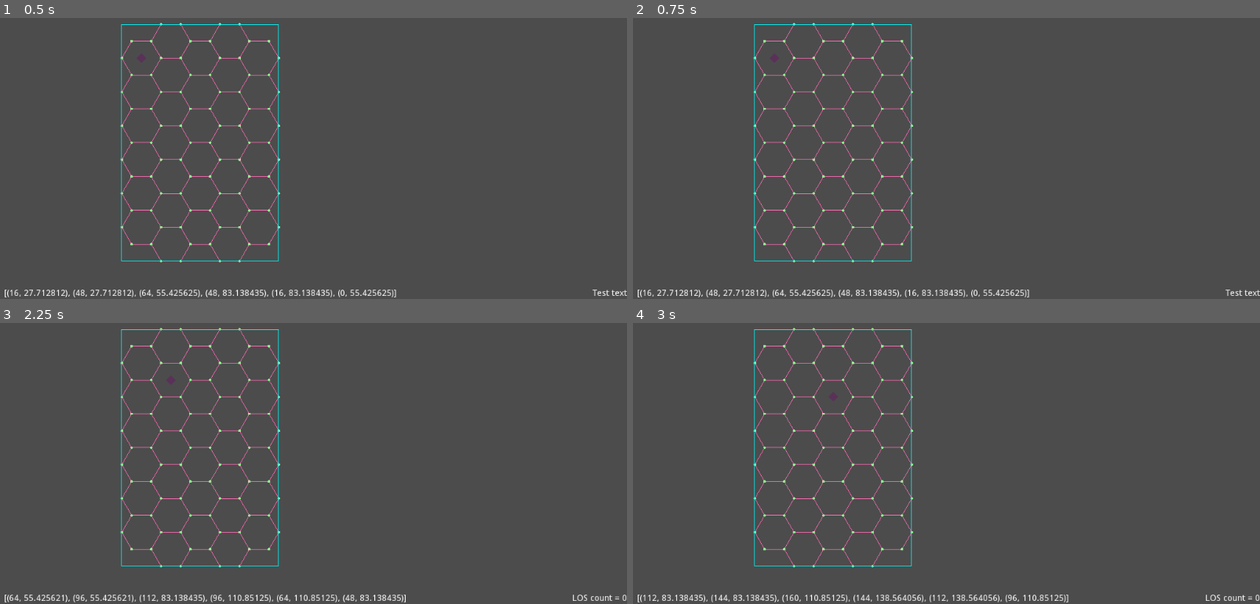
Above: before the commit, frames 1-4 (two rows, left to right).
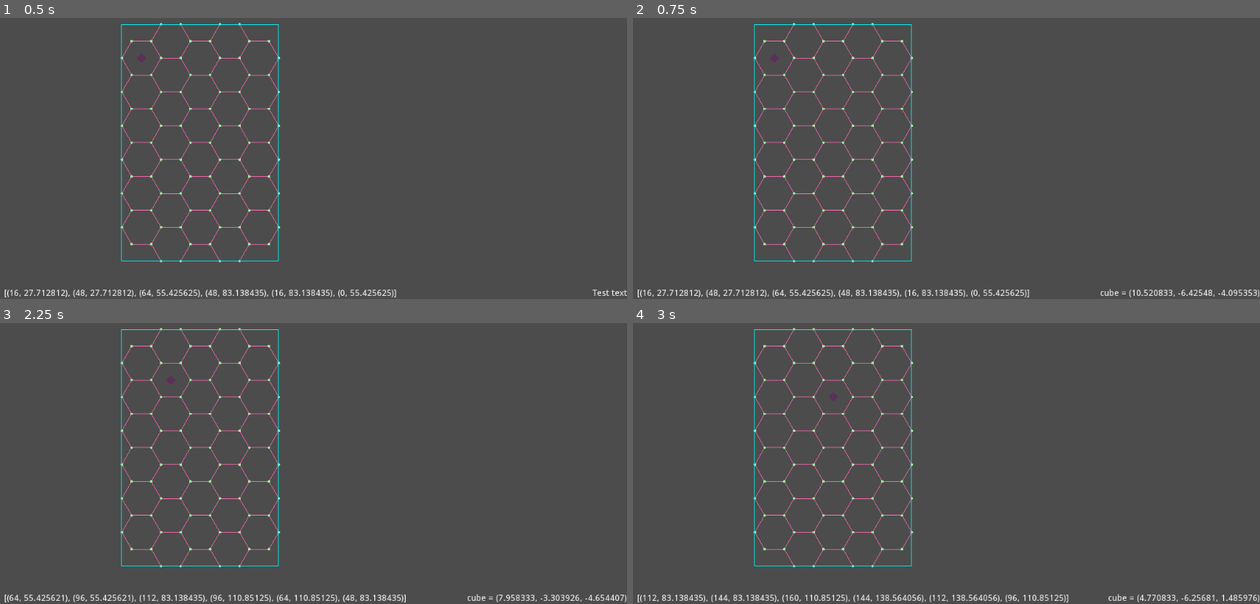
Above: after the commit, the same moments.

Repository: mikica-ocg/skulleyes-adventure
Game: Godot game, scene res://game/hex_grid/debug/hex_grid_debug_2d.tscn
Two runs of this game, one before a commit and one after it. Both use one fixed random seed, a clock stepped at 60 frames per second and the inputs below. The project has no main scene, so this scene is started directly.
Inputs (mouse positions are in pixels of both pictures, inside the frame that each line leads up to):
- Up to frame 1 (0.5 s): no input
- Up to frame 2 (0.75 s): tap Enter at 0.5 s; move the mouse to (1084, 96) at 0.52 s; hold Right (ui_right) from 0.53 s (still down); click (1084, 96) at 0.67 s
- Up to frame 3 (2.25 s): tap Space at 1.25 s; move the mouse to (188, 438) at 1.27 s; release Right (ui_right) at 1.28 s; hold Down (ui_down) 1.28-2.03 s; click (188, 438) at 1.42 s; tap Enter at 2 s; move the mouse to (376, 339) at 2.02 s; hold Right (ui_right) from 2.03 s (still down); click (376, 339) at 2.17 s
- Up to frame 4 (3 s): tap Space at 2.75 s; move the mouse to (915, 494) at 2.77 s; release Right (ui_right) at 2.78 s; hold Up (ui_up) from 2.78 s (still down); click (915, 494) at 2.92 s

Frame 1 is identical in both runs. In frame 2, 0.3% of the frame differs, in the area x 74-100%, y 96-100%; in frame 3, 0.3%; in frame 4, 0.3%.

Commit message:
Properly catches intersecting corners.

Diff:
--- a/game/hex_grid/debug/hex_visualizer.gd
+++ b/game/hex_grid/debug/hex_visualizer.gd
@@ -30,6 +30,7 @@
 			selected = hex
 			update()
 
+		debug_label.text = "cube = " + str(grid._to_raw_cube_coords(local_mouse_pos / (2 * half_width)))
 #		debug_label.text = "Mouse pos: " + str(local_mouse_pos)
 
 		pass
@@ -129,6 +130,11 @@
 				Color.green,
 				3)
 
+	for corner in grid.intersecting_corners_from_normalized(origin / size, selected.get_normalized_2d_pos()):
+		draw_circle(corner * size, 6, Color.yellow)
+
+	print(str(grid.intersecting_corners_from_normalized(origin / size, selected.get_normalized_2d_pos())))
+
 
 func draw_center(position: Vector2, color: Color, radius: float):
 	draw_circle(position, radius, color)
--- a/game/hex_grid/model/grid.gd
+++ b/game/hex_grid/model/grid.gd
@@ -1,6 +1,7 @@
 class_name HexGrid
 
 const SQRT_3 = sqrt(3)
+const EPSILON = 0.00001
 
 var _hexes: Array
 
@@ -71,7 +72,10 @@
 
 	var line = line_from_normalized(first_pos, second_pos)
 
-	line.push_front(hex_from_normalized_pos(first_pos))
+	var first_hex = hex_from_normalized_pos(first_pos)
+
+	if first_hex != null:
+		line.push_front(first_hex)
 
 	for elem in line:
 		var hex = elem as Hex
@@ -87,8 +91,6 @@
 				result.append(start_point)
 				result.append(end_point)
 
-
-
 	return result
 
 
@@ -96,6 +98,57 @@
 	return EdgeIntersectionDetector.are_intersecting(
 		line_1_a, line_1_b, line_2_c, line_2_d)
 
+
+func intersecting_corners_from_normalized(first_pos: Vector2, second_pos: Vector2) -> Array:
+	var result = []
+
+	var line = line_from_normalized(first_pos, second_pos)
+
+	var first_hex = hex_from_normalized_pos(first_pos)
+
+	if first_hex != null:
+		line.push_front(first_hex)
+
+	var epsilon_vector = Vector2(EPSILON, EPSILON)
+
+	for elem in line:
+		var hex = elem as Hex
+
+		var corners = hex.get_normalized_2d_corners()
+
+		for corner in corners:
+			if _is_point_on_segment(first_pos, second_pos, corner):
+				if not _is_corner_already_added(result, corner):
+					result.append(corner)
+
+	return result
+
+func _is_point_on_segment(seg_start: Vector2, seg_end: Vector2, point: Vector2) -> bool:
+	var first = seg_end - seg_start
+	var second = point - seg_start
+
+	var cp = first.cross(second)
+
+	if cp > EPSILON or cp < -EPSILON:
+		return false
+
+	var dp = first.dot(second)
+
+	if dp < -EPSILON:
+		return false
+
+	return dp < (seg_end - seg_start).length_squared()
+
+
+func _is_corner_already_added(corners: Array, corner: Vector2) -> bool:
+	for c in corners:
+		var matched_x = corner.x <= c.x + EPSILON and corner.x >= c.x - EPSILON
+		var matched_y = corner.y <= c.y + EPSILON and corner.y >= c.y - EPSILON
+
+		if matched_x and matched_y:
+			return true
+
+	return false
 
 func line_from_normalized(first_pos: Vector2, second_pos: Vector2) -> Array:
 	return line_from_normalized_with_origin_hex(
@@ -104,6 +157,7 @@
 		second_pos
 	)
 
+
 func line_from_normalized_with_origin_hex(origin: Hex, first_pos: Vector2, second_pos: Vector2) -> Array:
 	var result = []
 
@@ -123,6 +177,7 @@
 
 	return result
 
+
 func _points_for_line_calculation(first: Vector2, second: Vector2) -> Array:
 	var h1 = hex_from_normalized_pos(first)
 	var h2 = hex_from_normalized_pos(second)
@@ -145,8 +200,6 @@
 
 
 class EdgeIntersectionDetector:
-
-	const EPSILON = 0.00001
 
 	enum ORIENTATION {
 		colinear,
@@ -205,11 +258,14 @@
 	iterator = GridIterator.new(_hexes)
 	return iterator._iter_init(_arg)
 
+
 func _iter_next(_arg) -> bool:
 	return iterator._iter_next(_arg)
 
+
 func _iter_get(_arg) -> Hex:
 	return iterator._iter_get(_arg)
+
 
 class GridIterator:
 	var _hexes: Array
